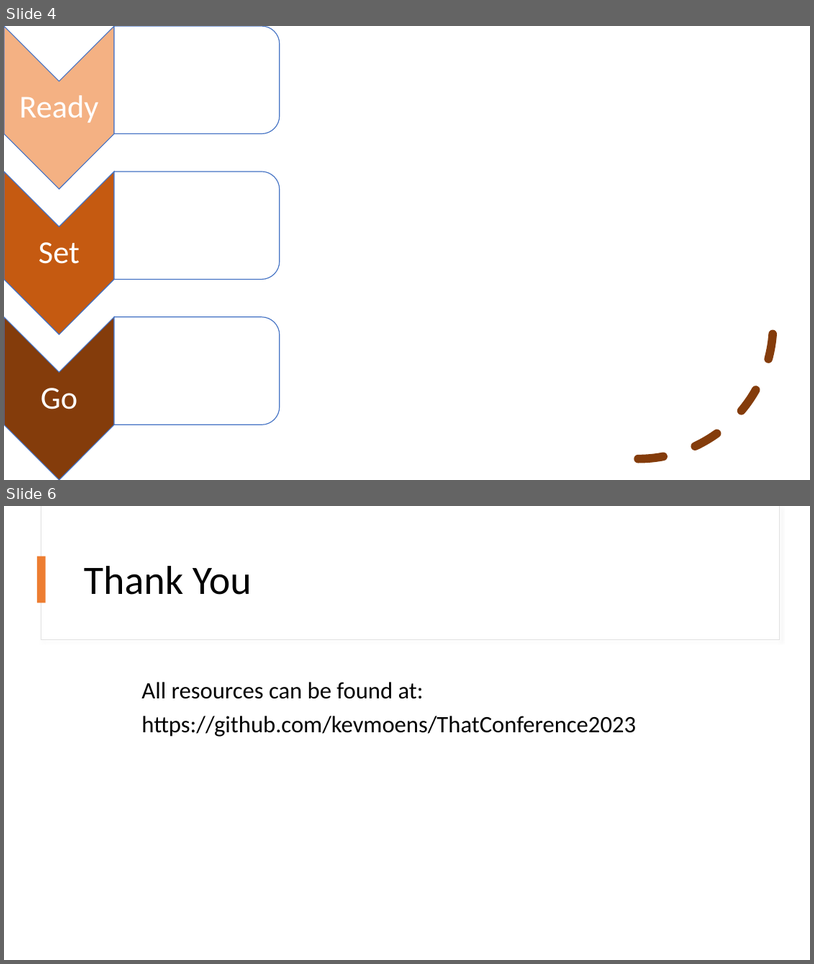
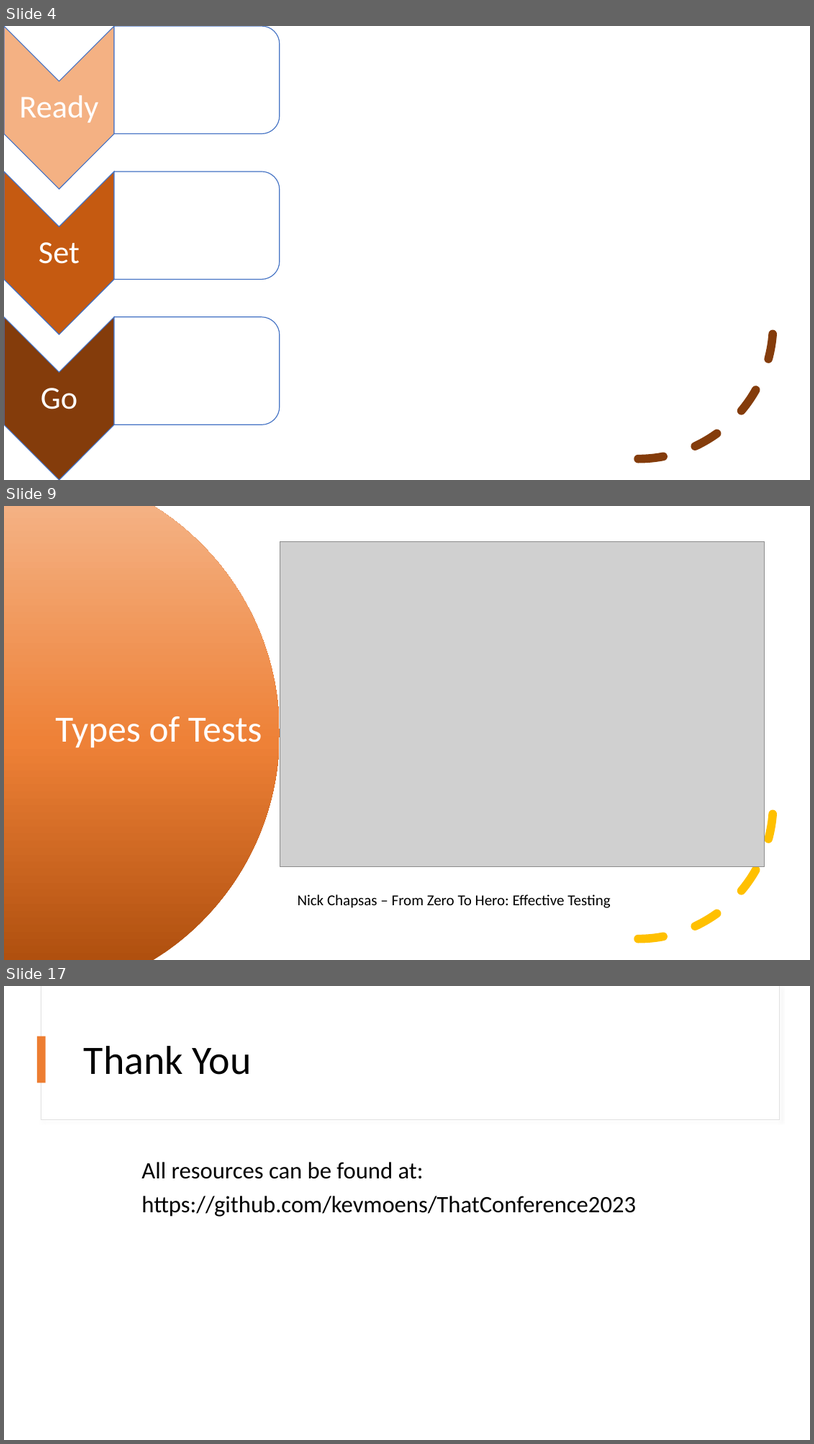
Before and after one commit to kevmoens/ThatConference2023, a slide deck: ThatConference2023.pptx. Shown one above the other, each under a label of ours: slides 4 and 6 before the commit, slides 4, 9 and 17 after it; the slides between them are not shown. The pictures are 814x964 and 814x1444 pixels, drawn with LibreOffice and Linux fonts; fonts in the diff are those of the drawing; grey boxes stand for pictures. Boxes give left, top, right and bottom in pixels: in the first picture for what was removed or moved away, otherwise in the second. Text is boxed around its words. In the diff, an @@ line names an element or a change of style, - is before the commit and + after.

```diff
--- a/ThatConference2023.pptx
+++ b/ThatConference2023.pptx
@@ slide 9 added at (4,506,810,960), background #FFFFFF @@
@@ freeform shape added at (4,506,280,960), fill gradient #B0500F to #EE8137 to #F4B183 @@
@@ picture added at (280,542,765,867) @@
@@ arc (boxed as its full ellipse) added at (504,669,774,939), outline #FFC000 10 pt dashed @@
@@ title added at (55,716,262,748), 44 pt, text #FFFFFF @@
+Types of Tests
@@ text added at (298,894,610,908), 18 pt, text #000000 @@
+Nick Chapsas – From Zero To Hero: Effective Testing
@@ what was slide 6 is now slide 17 @@
```
Also in this commit, not shown: 11 other slides added, 1 slide removed, 2 other files.
